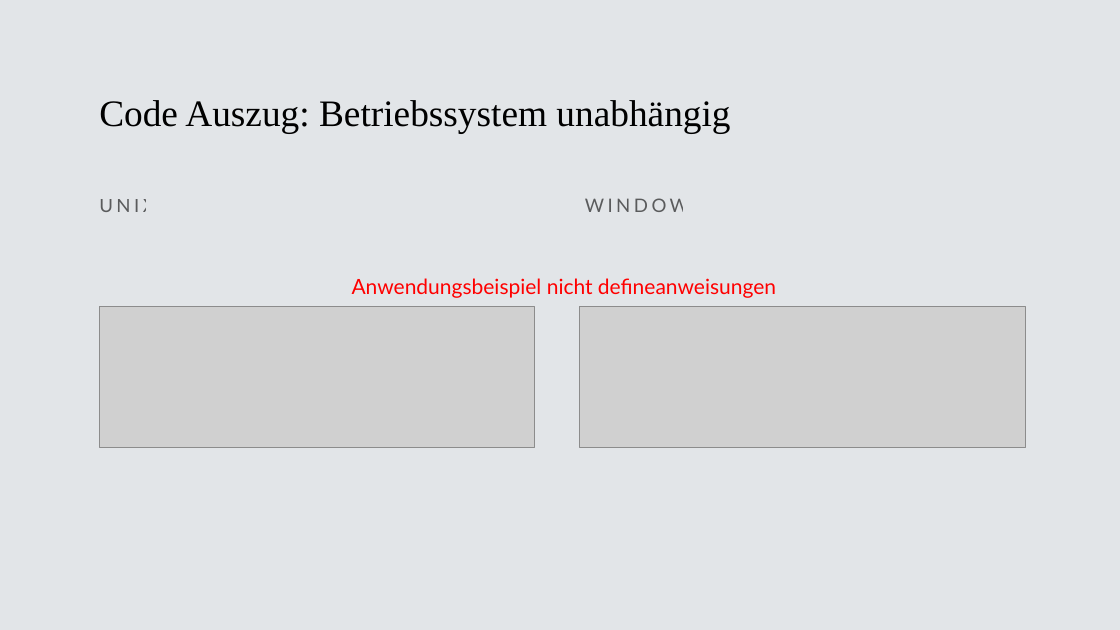
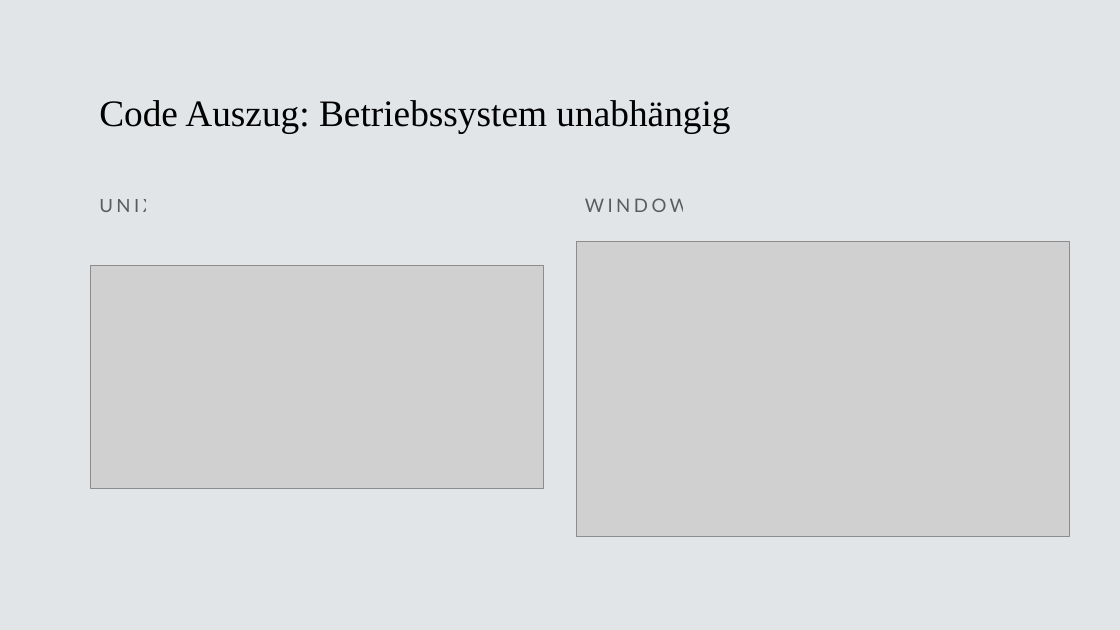
Before and after one commit to BitPaw/C_Socket, a slide deck: slide 6 of Dokumente/BVS.pptx (slide 8 before the commit). Drawn at 1120x630 pixels with LibreOffice and Linux fonts; fonts in the diff are those of the drawing; grey boxes stand for pictures. Boxes give left, top, right and bottom in pixels: in the first picture for what was removed or moved away, otherwise in the second. Text is boxed around its words. In the diff, an @@ line names an element or a change of style, - is before the commit and + after.

```diff
--- a/Dokumente/BVS.pptx
+++ b/Dokumente/BVS.pptx
@@ picture: place and size @@
-picture at bbox=[100, 307, 535, 448]
+picture at bbox=[91, 266, 544, 489]
@@ picture added at bbox=[576, 241, 1070, 537] @@
@@ text removed at bbox=[352, 278, 776, 298] @@
-Anwendungsbeispiel nicht defineanweisungen
@@ picture removed at bbox=[580, 307, 1026, 448] @@
```
Also in this commit, not shown: 3 other slides changed, 2 slides added, 4 slides removed, 4 other files.
